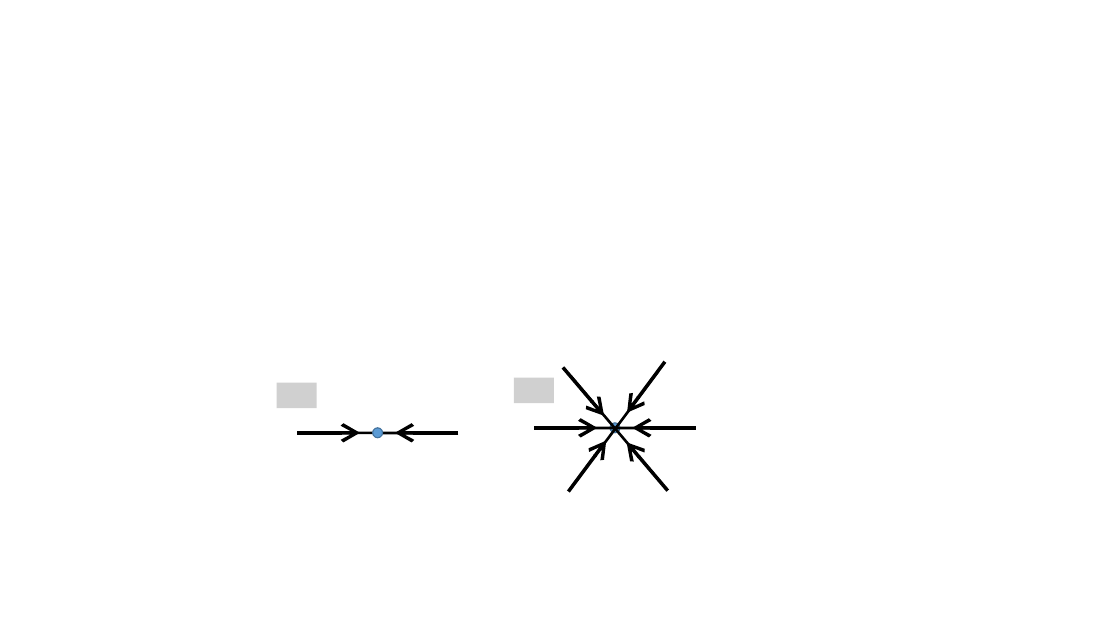
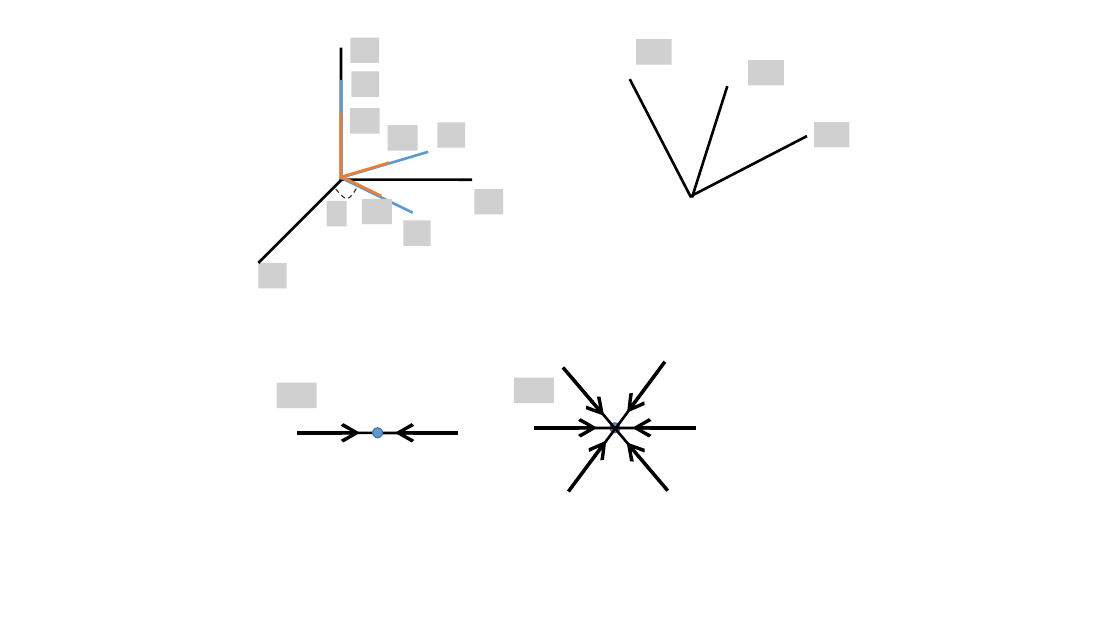
Before and after one commit to kms0523/Study, a slide deck: slide 3 of 그림.pptx. Drawn at 1120x630 pixels with LibreOffice and Linux fonts; fonts in the diff are those of the drawing; grey boxes stand for pictures; background and template pictures are left out. Boxes give left, top, right and bottom in pixels: in the first picture for what was removed or moved away, otherwise in the second. Text is boxed around its words. In the diff, an @@ line names an element or a change of style, - is before the commit and + after.

```diff
--- a/그림.pptx
+++ b/그림.pptx
@@ line added from (341, 180) to (341, 48), #000000 2.25 pt @@
@@ picture added at (350, 38, 379, 63) @@
@@ picture added at (636, 39, 671, 65) @@
@@ group added at (341, 71, 465, 245): 3 pictures, 3 lines @@
@@ line added from (691, 197) to (630, 79), #000000 2.25 pt @@
@@ line added from (692, 197) to (728, 87), #000000 2.25 pt @@
@@ picture added at (749, 60, 784, 86) @@
@@ line added from (341, 179) to (341, 113), #ED7D31 2.25 pt @@
@@ picture added at (350, 108, 380, 134) @@
@@ picture added at (388, 125, 418, 150) @@
@@ line added from (690, 197) to (807, 136), #000000 2.25 pt @@
@@ picture added at (814, 122, 849, 147) @@
@@ line added from (342, 176) to (381, 196), #ED7D31 2.25 pt @@
@@ line added from (343, 176) to (389, 163), #ED7D31 2.25 pt @@
@@ line added from (259, 263) to (341, 181), #000000 2.25 pt @@
@@ picture added at (327, 201, 347, 226) @@
@@ freeform shape added at (335, 186, 356, 200), outline #3B3838 1 pt dashed @@
@@ line added from (340, 180) to (472, 180), #000000 2.25 pt @@
@@ picture added at (362, 199, 392, 224) @@
@@ picture added at (475, 189, 503, 214) @@
@@ picture added at (259, 263, 287, 288) @@
```
Also in this commit, not shown: 1 other slide changed, 1 slide added, 14 other files.
